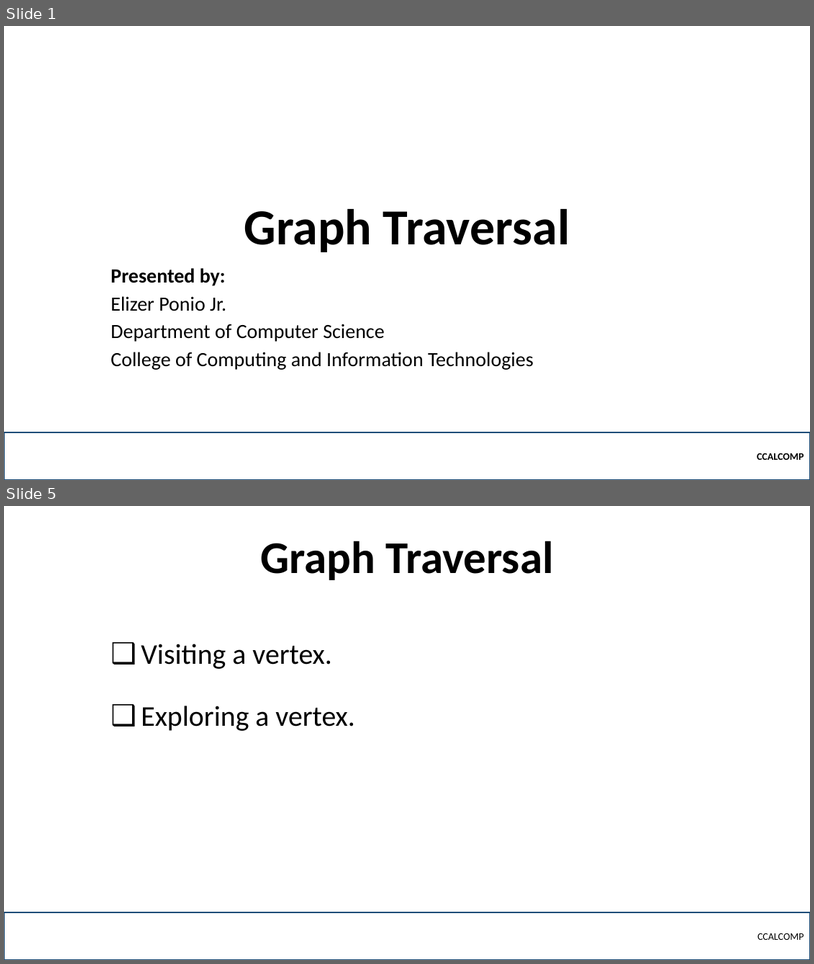
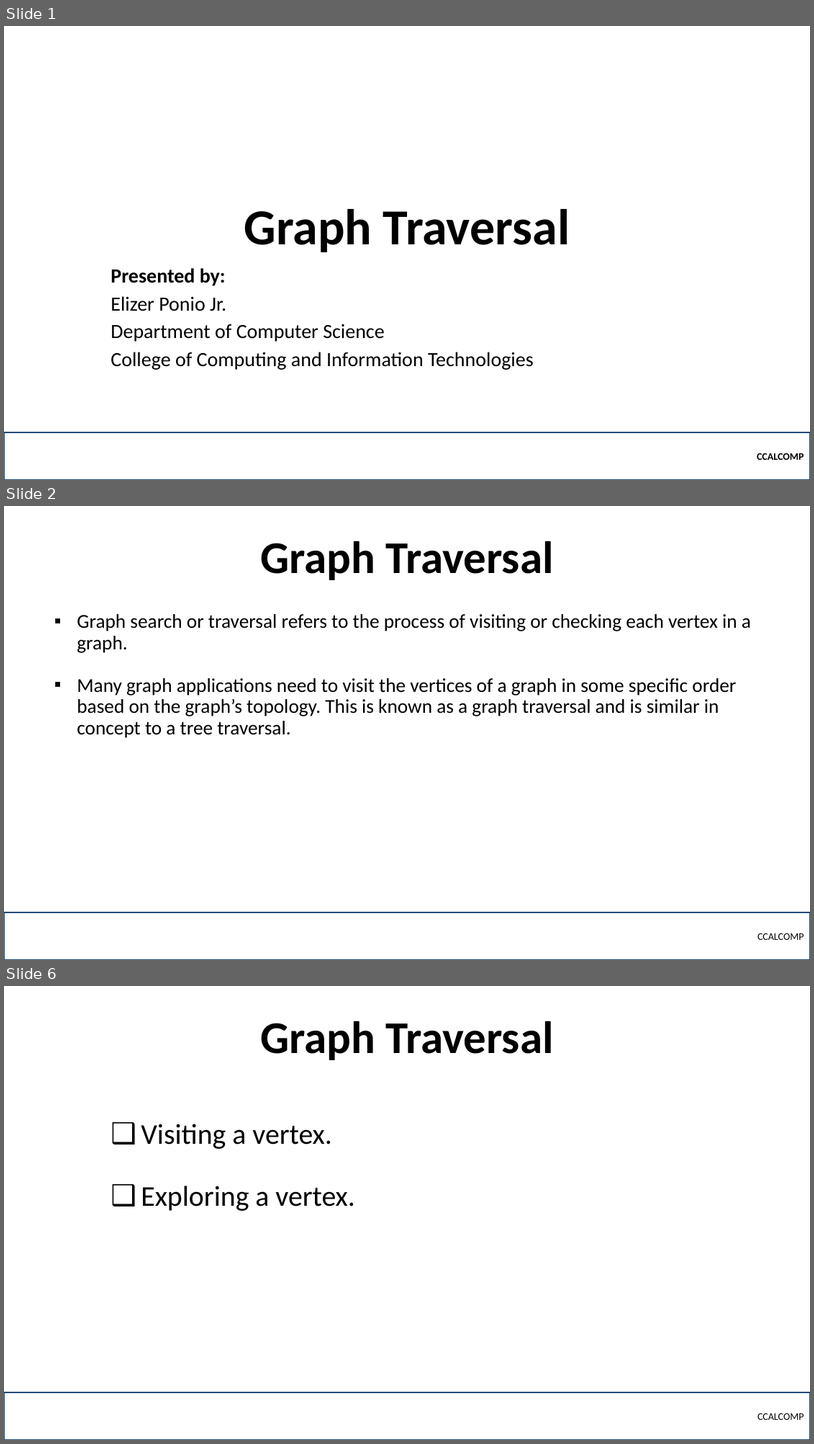
Before and after one commit to robitussin/CCALCOMP, a slide deck: Week 2 - Graph Theory/Graph Traversal.pptx. Shown one above the other, each under a label of ours: slides 1 and 5 before the commit, slides 1, 2 and 6 after it; the slides between them are not shown. The pictures are 814x964 and 814x1444 pixels, drawn with LibreOffice and Linux fonts; fonts in the diff are those of the drawing; background and template pictures are left out. Boxes give left, top, right and bottom in pixels: in the first picture for what was removed or moved away, otherwise in the second. Text is boxed around its words. In the diff, an @@ line names an element or a change of style, - is before the commit and + after.

```diff
--- a/Week 2 - Graph Theory/Graph Traversal.pptx
+++ b/Week 2 - Graph Theory/Graph Traversal.pptx
@@ slide 2 added at (4,506,810,960), background picture (left out) @@
@@ title added at (260,541,553,580), 54 pt, text #000000, bold @@
+Graph Traversal
@@ text added at (77,614,751,738), 23.4 pt, text #000000 @@
+▪ Graph search or traversal refers to the process of visiting or checking each vertex in a graph.
+▪ Many graph applications need to visit the vertices of a graph in some specific order based on the graph’s topology. This is known as a graph traversal and is similar in concept to a tree traversal.
@@ rectangle added at (4,912,810,960), outline #1F4E79 2.25 pt, 12 pt, text #000000 @@
+CCALCOMP
@@ what was slide 5 is now slide 6 @@
```
Also in this commit, not shown: 6 slides changed, 2 other files.
